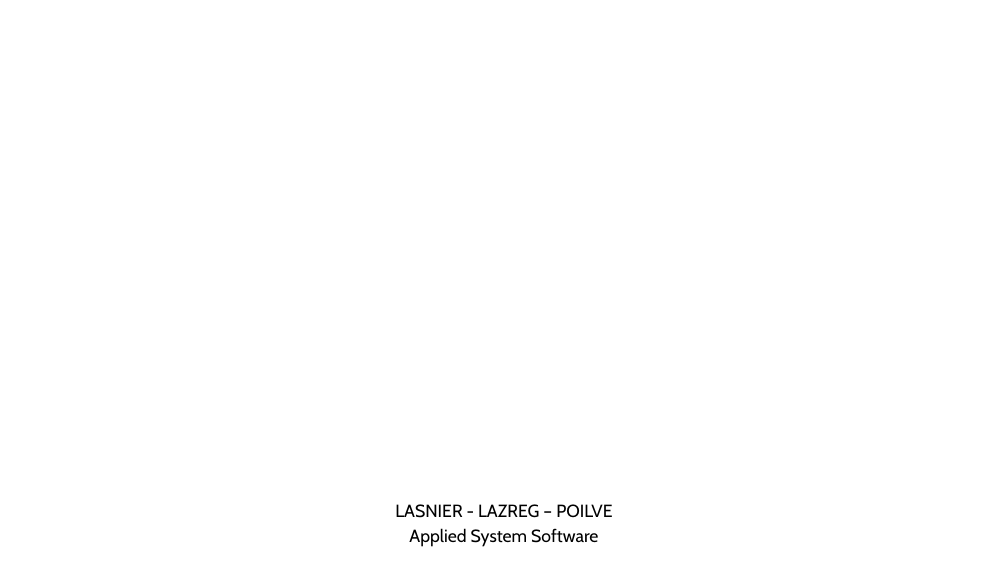
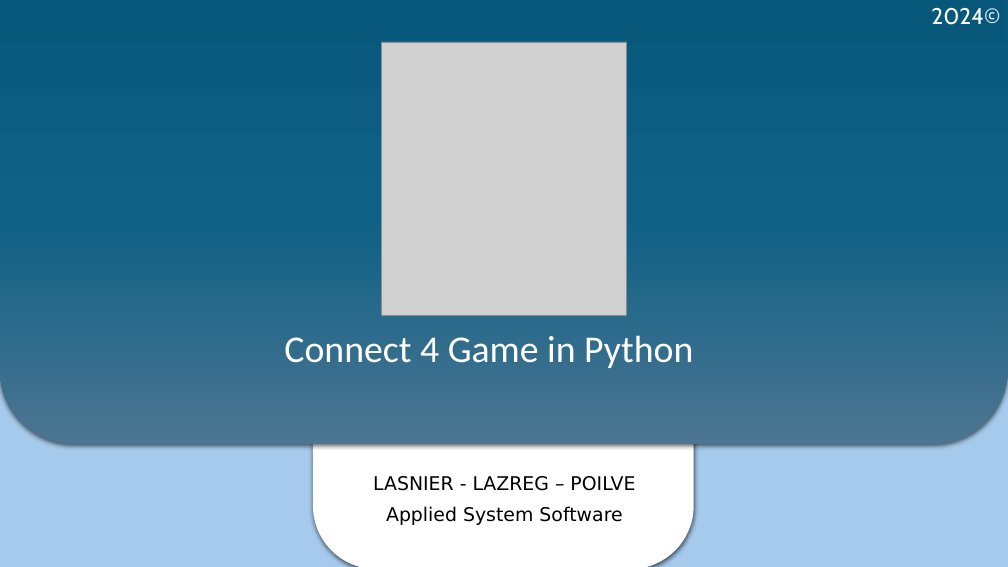
Before and after one commit to aurelienlsn/DIP392, a slide deck: slide 1 of doc/Final Presentation - Project.pptx. Drawn at 1008x567 pixels with LibreOffice and Linux fonts; fonts in the diff are those of the drawing; grey boxes stand for pictures; background and template pictures are left out. Boxes give left, top, right and bottom in pixels: in the first picture for what was removed or moved away, otherwise in the second. Text is boxed around its words. In the diff, an @@ line names an element or a change of style, - is before the commit and + after.

```diff
--- a/doc/Final Presentation - Project.pptx
+++ b/doc/Final Presentation - Project.pptx
@@ background picture (left out) to #A6CAEC @@
@@ round same rect added at [0, 0, 1008, 445], fill gradient #4C7591 to #106287 to #09597D @@
@@ title at [931, 8, 1000, 25]: text changed; size 60 to 21.6 pt @@
-2024
+2024©
@@ picture added at [381, 42, 627, 315] @@
@@ round same rect added at [313, 178, 694, 567], fill #FFFFFF @@
@@ text added at [284, 335, 693, 368], 36 pt, text #FFFFFF @@
+Connect 4 Game in Python
@@ subtitle "LASNIER - LAZREG – POILVE": place and size @@
-subtitle "LASNIER - LAZREG – POILVE" at [395, 504, 612, 547]
+subtitle "LASNIER - LAZREG – POILVE" at [373, 476, 635, 525]
@@ subtitle "LASNIER - LAZREG – POILVE" at [373, 476, 635, 525]: size 16.8 to 18 pt, font Cabin to DejaVu Sans; line spacing 0.7 to 0.9 @@
```
Also in this commit, not shown: 5 other slides changed, 1 slide added, 1 slide removed.
